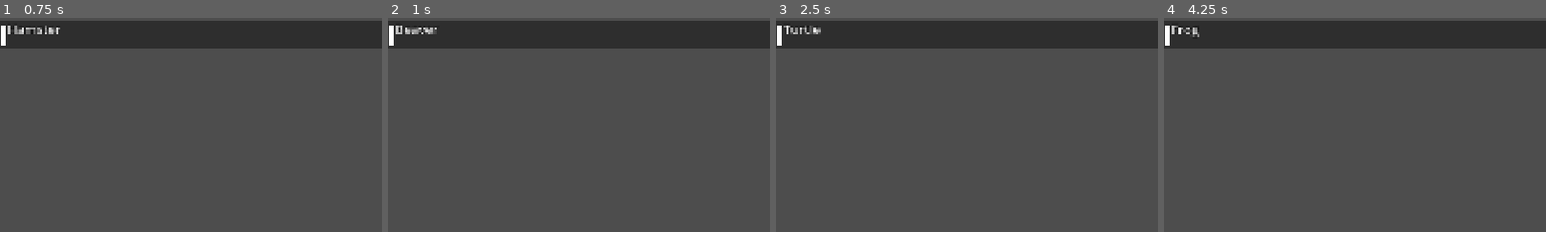
Above: before the commit, frames 1-4 (left to right).
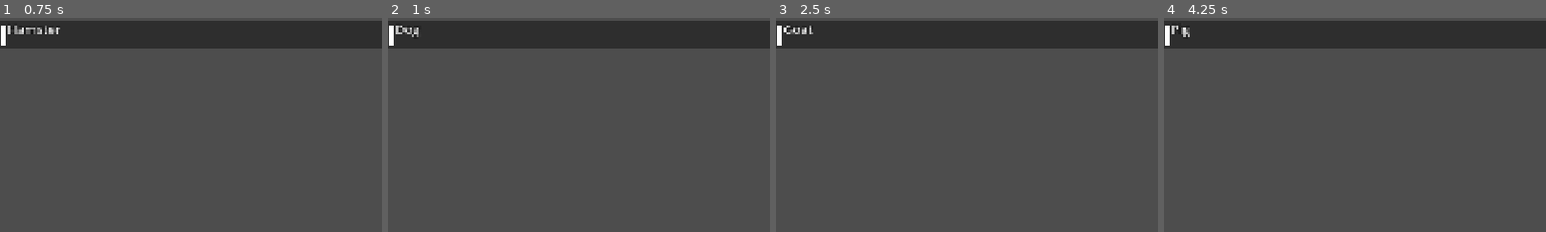
Above: after the commit, the same moments.

Repository: TheGoldenWombat/GoatPicker
Game: Godot game, scene res://main.tscn
Two runs of this game, one before a commit and one after it. Both use one fixed random seed, a clock stepped at 60 frames per second and the inputs below.
Inputs:
- Up to frame 1 (0.75 s): click "Start: Mode 3 PULLBACK" at 0.5 s
- Up to frame 2 (1 s): no input
- Up to frame 3 (2.5 s): click "Abort" at 1.25 s; click "Start: Mode 1 NORMAL" at 2 s
- Up to frame 4 (4.25 s): click "Abort" at 2.75 s; click "Start: Mode 1 NORMAL" at 3.5 s
The pictures show only the part of the screen within x 4-54%, y 0-50%; the shares and areas given below are measured in that part.

Frame 1 is identical in both runs. In frame 2, 0.2% of the frame differs, in the area x 3-13%, y 4-9%; in frame 3, 0.3%, in the area x 2-12%, y 3-8%; in frame 4, 0.2%.

Commit message:
Minor fixes

Diff:
--- a/hud.gd
+++ b/hud.gd
@@ -88,7 +88,7 @@
 		hide_main_menu_buttons()
 		abort_race.show()
 		center_message.hide()
-		#top_three_list.show()
+		top_three_list.hide()
 		emit_signal("race_start", mode)
 	else:
 		error_choices_unavailable()
--- a/racer.gd
+++ b/racer.gd
@@ -264,7 +264,7 @@
 			while new_choice == choice_label.text:
 				new_choice = choices_array.pick_random()
 			choice_label.text = new_choice
-			roulette_timer = 0.1
+			roulette_timer = 0.08
 		else:
 			roulette_timer -= delta
 
